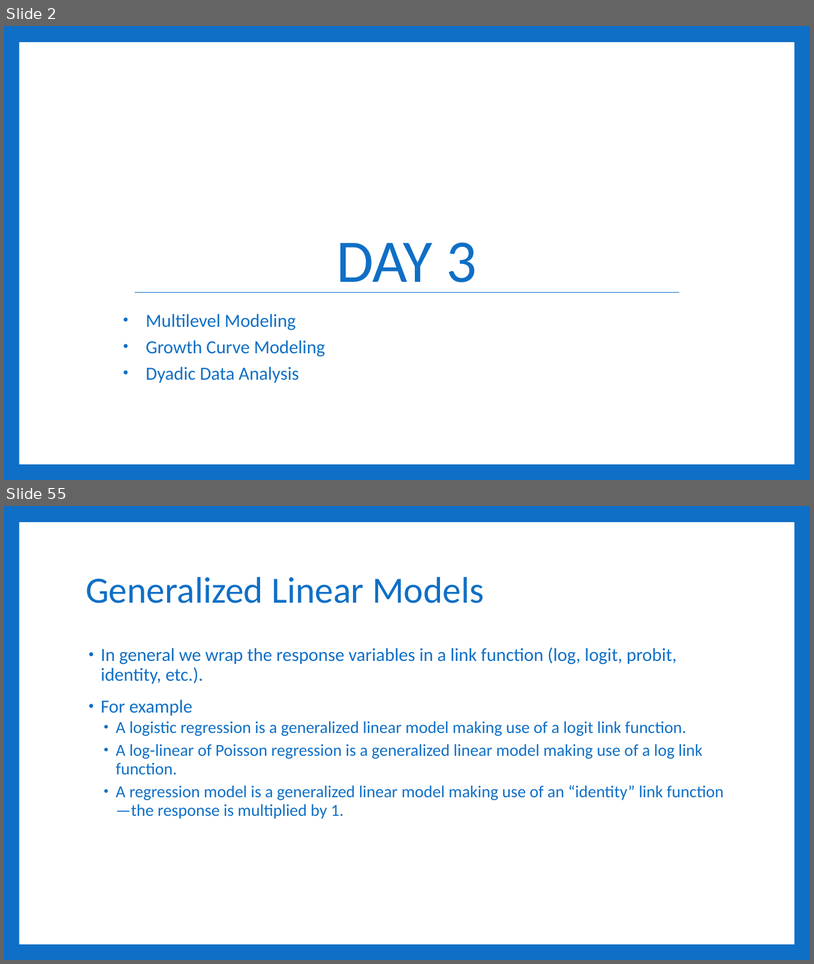
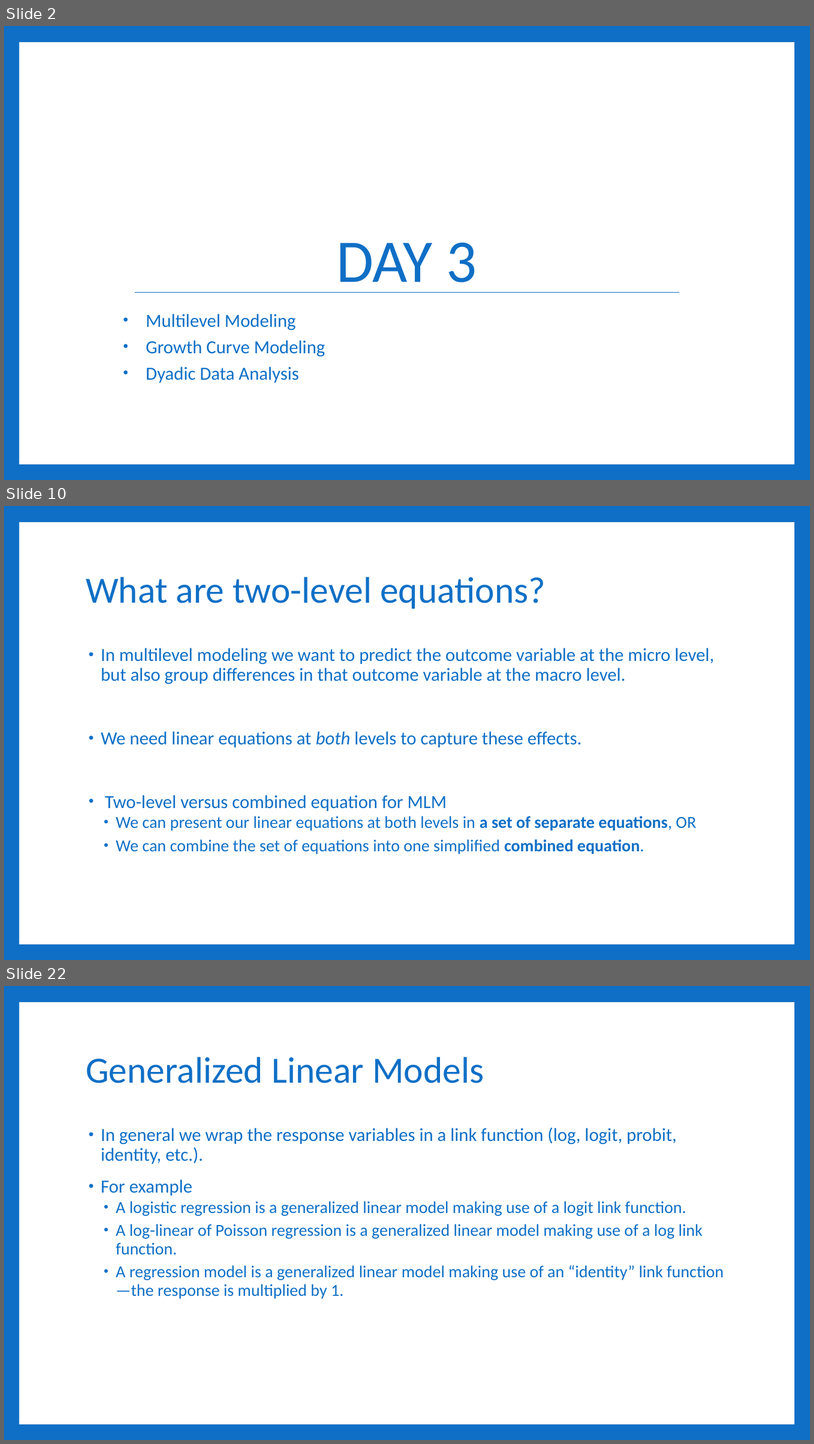
Before and after one commit to RandiLGarcia/smith-r-workshop, a slide deck: docs/Day 3 Slides.pptx. Shown one above the other, each under a label of ours: slides 2 and 55 before the commit, slides 2, 10 and 22 after it; the slides between them are not shown. The pictures are 814x964 and 814x1444 pixels, drawn with LibreOffice and Linux fonts; fonts in the diff are those of the drawing. Boxes give left, top, right and bottom in pixels: in the first picture for what was removed or moved away, otherwise in the second. Text is boxed around its words. In the diff, an @@ line names an element or a change of style, - is before the commit and + after.

```diff
--- a/docs/Day 3 Slides.pptx
+++ b/docs/Day 3 Slides.pptx
@@ slide 10 added at <box>4,506,810,960</box>, background #0F6FC6; not listed: 1 template element that a slide beside it also shows @@
@@ title added at <box>86,577,546,609</box>, 44 pt, text #0F6FC6 @@
+What are two-level equations?
@@ text added at <box>101,648,714,854</box>, 22 pt, text #0F6FC6 @@
+• In multilevel modeling we want to predict the outcome variable at the micro level, but also group differences in that outcome variable at the macro level.
+• We need linear equations at both levels to capture these effects.
+• Two-level versus combined equation for MLM
+  • We can present our linear equations at both levels in a set of separate equations, OR
+  • We can combine the set of equations into one simplified combined equation.
@@ what was slide 55 is now slide 22 @@
```
Also in this commit, not shown: 2 slides changed, 22 other slides added, 60 slides removed, 33 other files.
